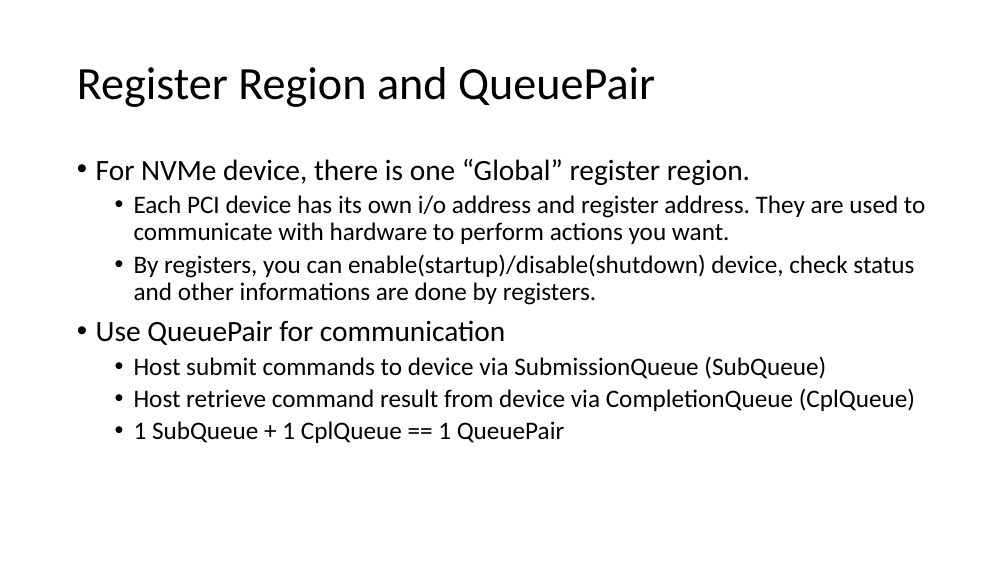
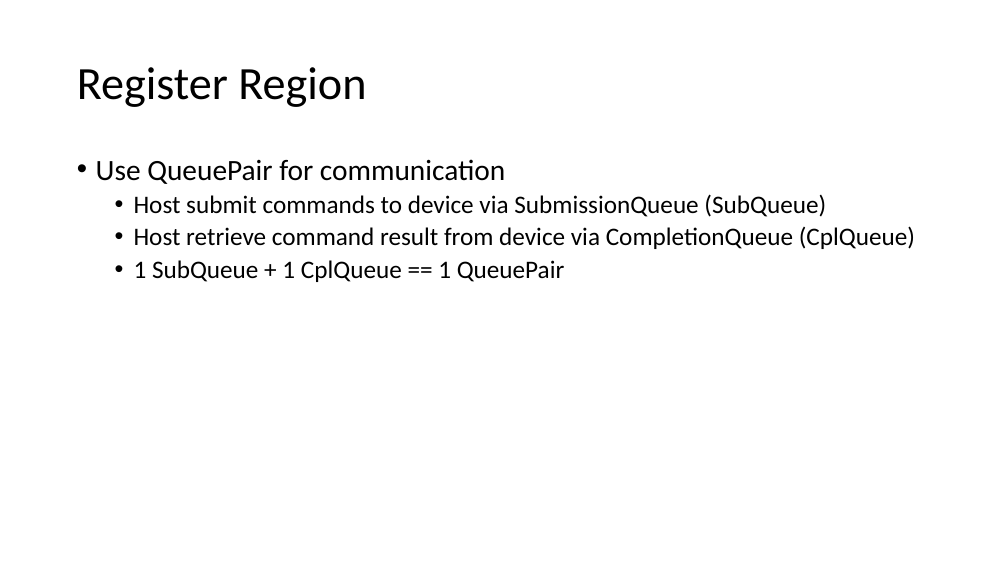
Before and after one commit to smokingpc/glendronach, a slide deck: slide 15 of doc/SPCNVMe_Introduction_and_Design.pptx (slide 8 before the commit). Drawn at 1008x567 pixels with LibreOffice and Linux fonts; fonts in the diff are those of the drawing. Boxes give left, top, right and bottom in pixels: in the first picture for what was removed or moved away, otherwise in the second. Text is boxed around its words. In the diff, an @@ line names an element or a change of style, - is before the commit and + after.

```diff
--- a/doc/SPCNVMe_Introduction_and_Design.pptx
+++ b/doc/SPCNVMe_Introduction_and_Design.pptx
@@ title at (77,67,366,107): text changed @@
-Register Region and QueuePair
+Register Region
@@ text at (96,159,925,305): paragraphs removed @@
-• For NVMe device, there is one “Global” register region.
-  • Each PCI device has its own i/o address and register address. They are used to communicate with hardware to perform actions you want.
-  • By registers, you can enable(startup)/disable(shutdown) device, check status and other informations are done by registers.
```
Also in this commit, not shown: 15 other slides changed, 15 slides added, 8 slides removed.
